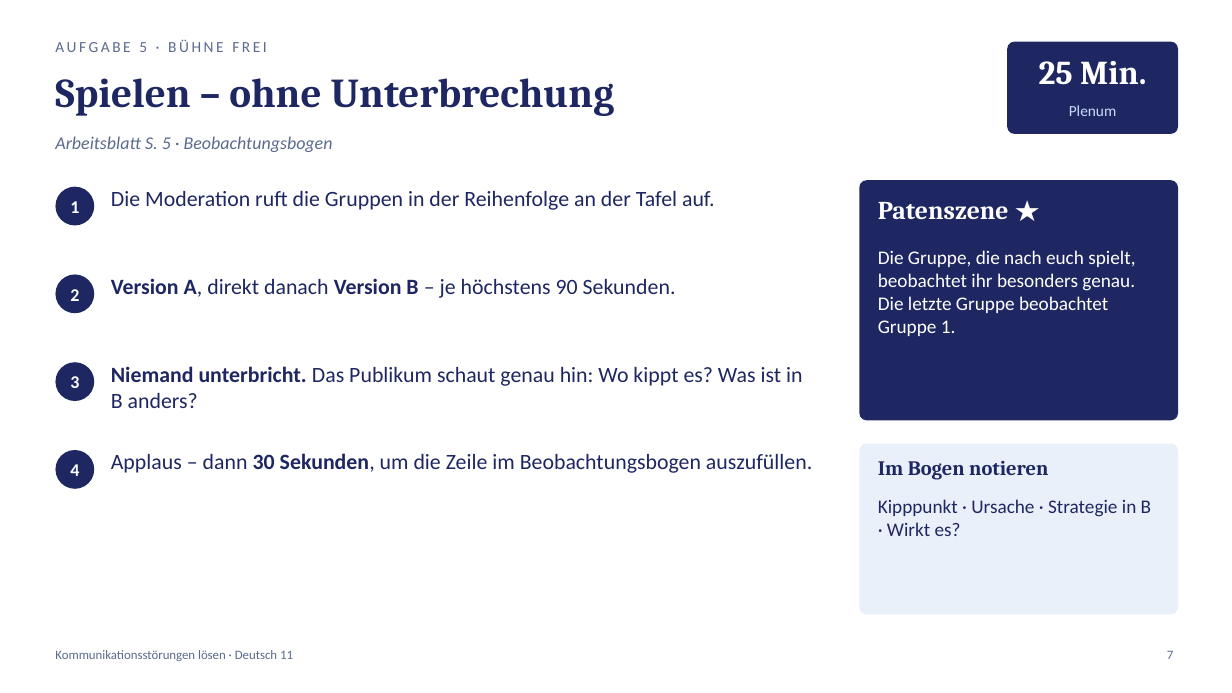
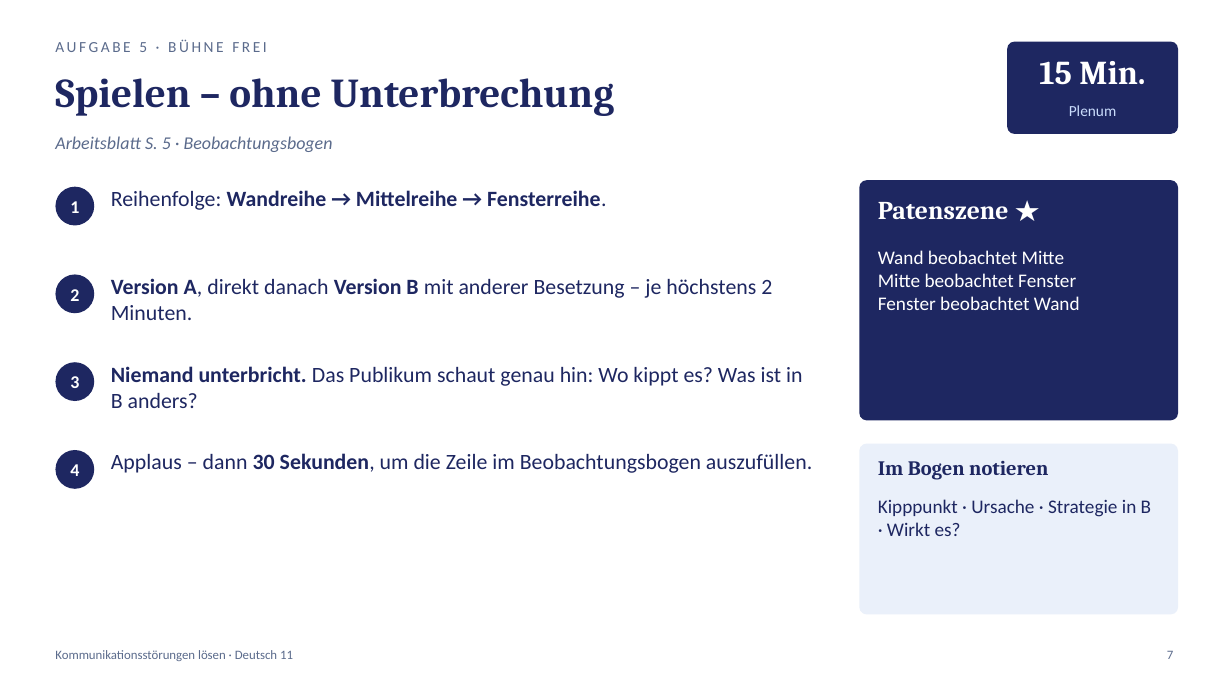
Before and after one commit to golzkonstantin-gif/Schule, a slide deck: slide 7 of Deutsch_11/Kommunikationsstoerungen_loesen/Praesentation_Kommunikationsstoerungen_loesen.pptx. Drawn at 1232x693 pixels with LibreOffice and Linux fonts; fonts in the diff are those of the drawing. Boxes give left, top, right and bottom in pixels: in the first picture for what was removed or moved away, otherwise in the second. Text is boxed around its words. In the diff, an @@ line names an element or a change of style, - is before the commit and + after.

```diff
--- a/Deutsch_11/Kommunikationsstoerungen_loesen/Praesentation_Kommunikationsstoerungen_loesen.pptx
+++ b/Deutsch_11/Kommunikationsstoerungen_loesen/Praesentation_Kommunikationsstoerungen_loesen.pptx
@@ text at [1039, 61, 1145, 85]: text changed @@
-25 Min.
+15 Min.
@@ text at [111, 190, 606, 210]: text changed; bold on @@
-Die Moderation ruft die Gruppen in der Reihenfolge an der Tafel auf.
+Reihenfolge: Wandreihe → Mittelreihe → Fensterreihe.
@@ text at [878, 250, 1080, 310]: text changed @@
-Die Gruppe, die nach euch spielt, beobachtet ihr besonders genau. Die letzte Gruppe beobachtet Gruppe 1.
+Wand beobachtet Mitte
+Mitte beobachtet Fenster
+Fenster beobachtet Wand
@@ text at [111, 278, 772, 320]: text changed @@
-Version A, direkt danach Version B – je höchstens 90 Sekunden.
+Version A, direkt danach Version B mit anderer Besetzung – je höchstens 2 Minuten.
```
Also in this commit, not shown: 5 other slides changed, 8 other files.
